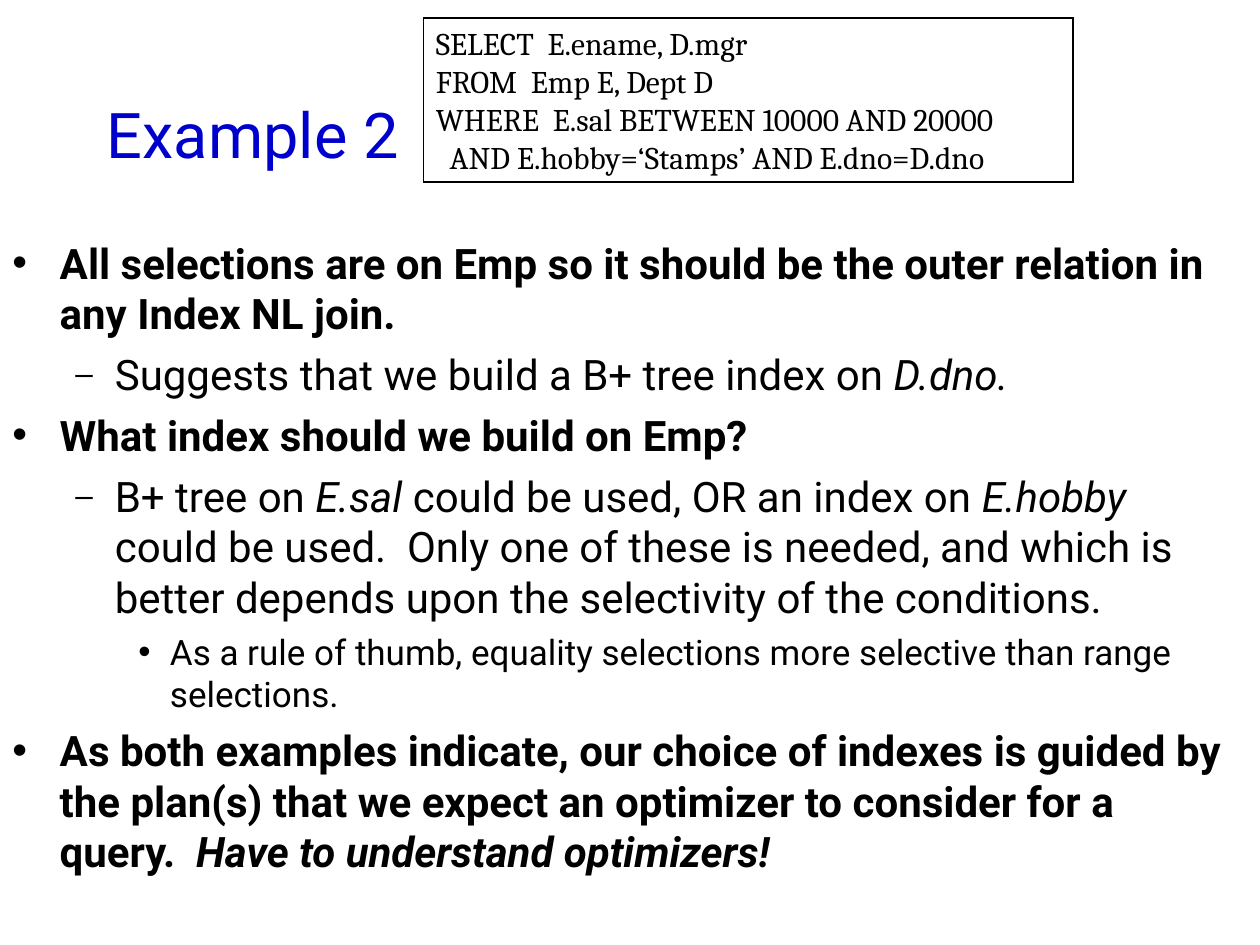
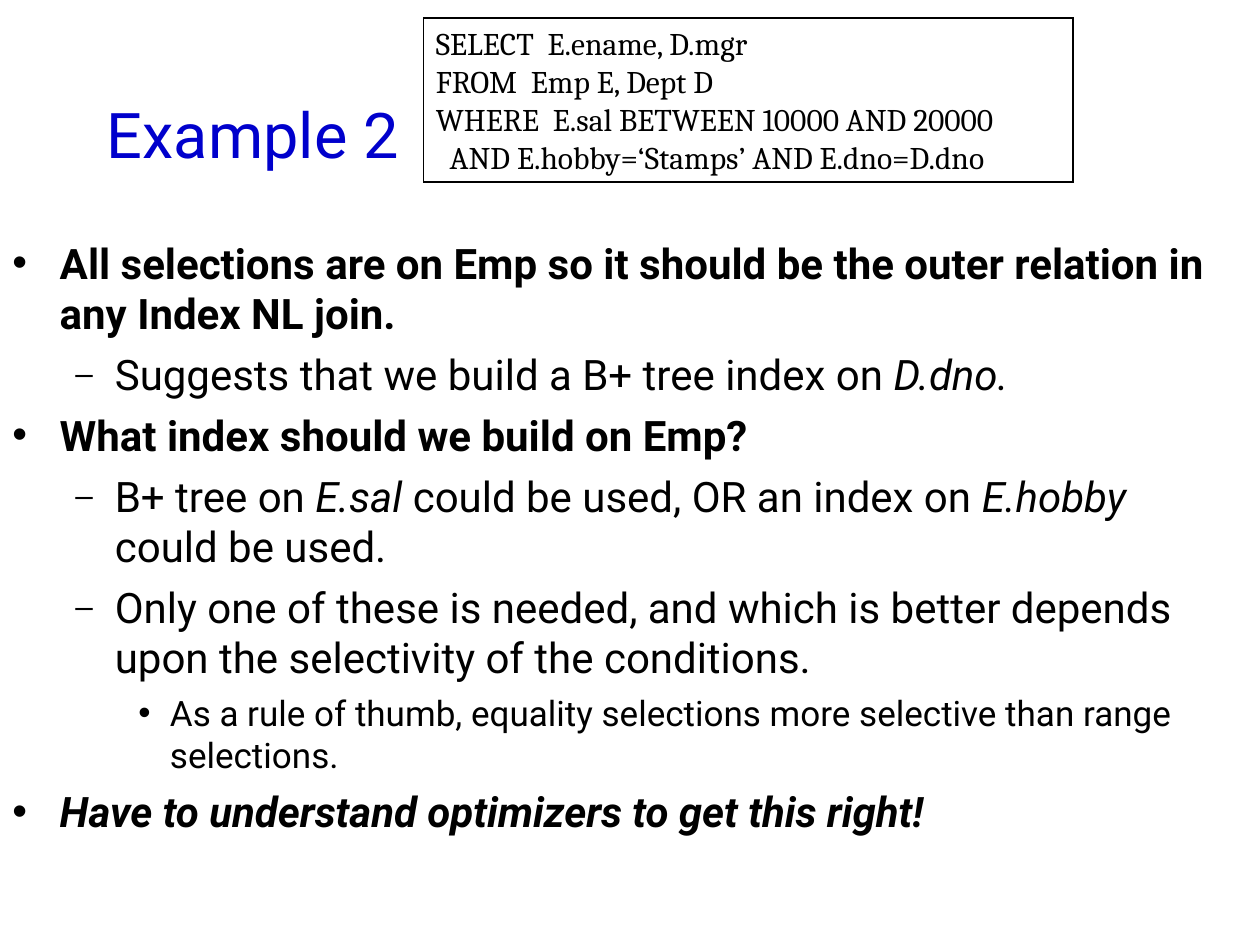
Before and after one commit to jhellerstein/cs186-09, a slide deck: slide 51 of lecs/16.QueryOpt.ppt. Drawn at 1260x945 pixels with LibreOffice and Linux fonts; fonts in the diff are those of the drawing; background and template pictures are left out. Boxes give left, top, right and bottom in pixels: in the first picture for what was removed or moved away, otherwise in the second. Text is boxed around its words. In the diff, an @@ line names an element or a change of style, - is before the commit and + after.

```diff
--- a/lecs/16.QueryOpt.ppt
+++ b/lecs/16.QueryOpt.ppt
@@ text at <box>115,480,1171,682</box>: text changed @@
-  – B+ tree on E.sal could be used, OR an index on E.hobby could be used. Only one of these is needed, and which is better depends upon the selectivity of the conditions.
+  – B+ tree on E.sal could be used, OR an index on E.hobby could be used.
+  – Only one of these is needed, and which is better depends upon the selectivity of the conditions.
@@ text at <box>60,795,924,836</box>: text changed; italic on @@
-• As both examples indicate, our choice of indexes is guided by the plan(s) that we expect an optimizer to consider for a query. Have to understand optimizers!
+• Have to understand optimizers to get this right!
```
Also in this commit, not shown: 10 other slides changed, 1 other file.
